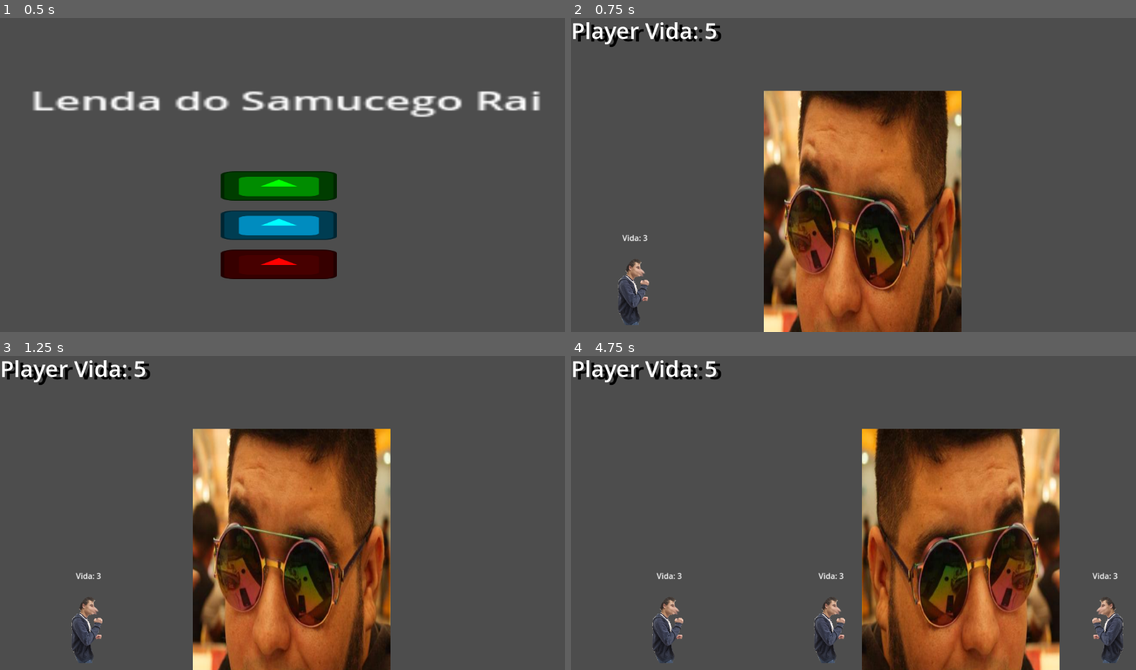
Above: before the commit, frames 1-4 (two rows, left to right).
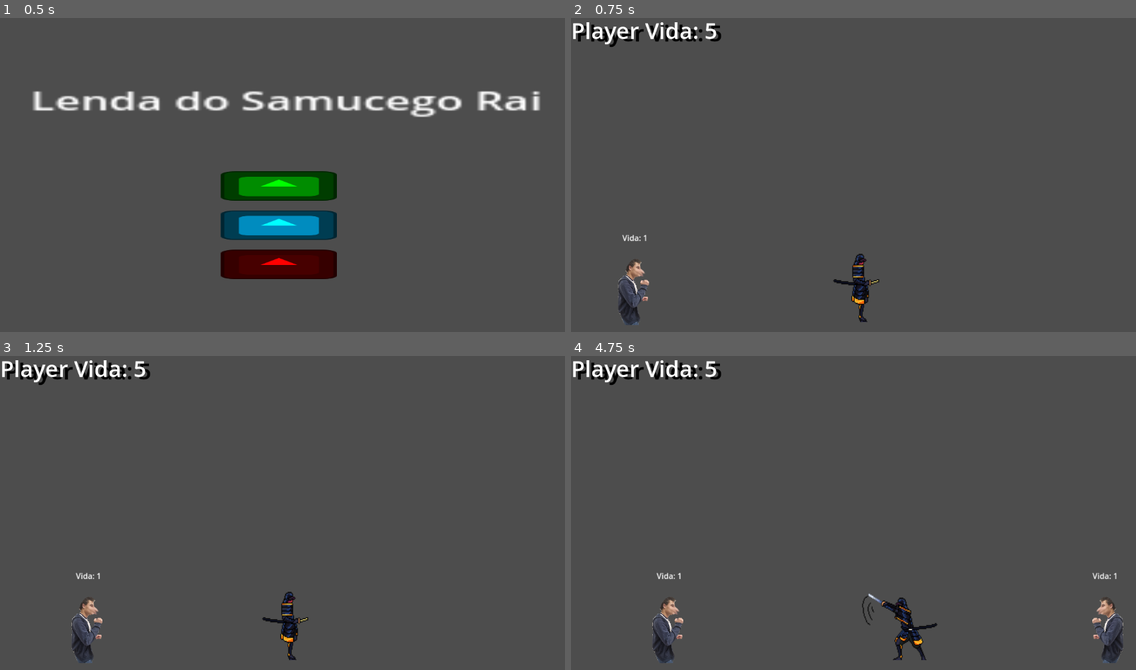
Above: after the commit, the same moments.

Repository: VaporeonLover28/Lenda-do-Samurai-Cego
Game: Godot game, scene res://main_menu.tscn
The game is run twice, just before and just after one commit, with the same random seed, the same clock (stepped at 60 frames per second) and the same inputs. The engine's default icon, where the game draws it, is replaced by a stand-in: a white triangle on a blue panel in a dark square.
Inputs (mouse positions are in pixels of both pictures, inside the frame that each line leads up to):
- Up to frame 1 (0.5 s): no input
- Up to frame 2 (0.75 s): click (847, 187) at 0.5 s
- Up to frame 3 (1.25 s): no input
- Up to frame 4 (4.75 s): hold D (Right) 1.28-2.03 s; tap J (Attack) at 1.35, 2.3, 2.85, 3.8, 4.35 s; tap L (Block) at 1.55, 2.1, 3.05, 3.6, 4.55 s; hold A (Left) 2.03-2.78 s; hold D (Right) 2.78-4.28 s; hold A (Left) from 4.28 s (still down)

Frame 1 is identical in both runs. In frame 2, 27% of the frame differs, in the area x 12-70%, y 23-100%; in frame 3, 27%; in frame 4, 27%, in the area x 18-97%, y 23-100%.

Commit message:
v1.5
knockback dos inimigos, sprites placeholder player, scaling do inimigo, sla oq mais

- walter e vitória

Diff:
--- a/InimigoBase.gd
+++ b/InimigoBase.gd
@@ -4,9 +4,11 @@
 @export var velocidade : int
 @export_enum("esquerda", "direita") var lado : int
 @export var dano : int
+@export var max_vida : float = 1
 @export var vida : int
 @export var idletoatktimer : int
 var playerinsideatk = false
+var reduction = 0
 
 enum {IDLE, WALKING, HURT}
 var walking_state = WALKING
@@ -15,6 +17,7 @@
 var input_state = NOATK
 
 func _ready():
+	vida = max_vida
 	velocity.x = 1
 	$IdleToAtkTimer.wait_time = idletoatktimer
 	#$IdleToAtkTimer.timeout.connect(Func_IdleToAtkTimer)
@@ -37,8 +40,20 @@
 	#", Animação: " + str($InimigoAnim.current_animation) \
 	#+ ", Detectando: " + str(playerinsideatk))
 
+	if reduction > 0:
+		if lado == 1:
+			position.x -= 3
+		else:
+			position.x += 3
+		reduction -= 1
+
 	if vida <= 0:
-		queue_free()
+		max_vida += 0.5
+		vida = floor(max_vida)
+		if lado == 1:
+			position.x = -300
+		else:
+			position.x = 1452
 
 	match walking_state:
 		IDLE:
@@ -75,7 +90,7 @@
 	if vida > 0:
 		$InimigoAnim.play("hurt")
 	else:
-		self.queue_free()
+		pass
 
 func is_nothing():
 	pass
@@ -104,7 +119,10 @@
 		walking_state = WALKING
 
 func _on_inimigo_attack_hitbox_area_entered(area: Area2D) -> void:
-	if area.is_in_group("Block_collision") == false and area.is_in_group("Player_hurtbox") == true:
+	if area.is_in_group("Block_collision") == true:
+		print("bloqueou")
+		reduction = 50
+	elif area.is_in_group("Block_collision") == false and area.is_in_group("Player_hurtbox") == true:
 		area.get_parent().vida -= 1
 	else:
 		print("errou vacilao")
--- a/Player.gd
+++ b/Player.gd
@@ -3,6 +3,7 @@
 @export var vida = 5
 @export var speed = 200
 var can_walk = true
+var spritemode = "Samurai_"
 
 enum {IDLE, WALKING}
 #Botando o estado inicial como idle
@@ -15,6 +16,20 @@
 func _physics_process(delta):
 
 	#print("Movimento: " + str(walkingstate) + ", Ação: " + str(inputstate) + ", Animação: " + str($AnimationPlayer.current_animation))
+
+	if Input.is_action_just_pressed("placeholder mode") and spritemode == "Samurai_":
+		spritemode = "Igor_"
+
+	match spritemode:
+		"Samurai_":
+			$PlayerSprt.scale.x = 9
+			$PlayerSprt.scale.y = 6.09
+			$PlayerSprt.offset.x = 6
+			$PlayerSprt.offset.y = -25.5
+		"Igor_":
+			$PlayerSprt.scale.x = 1
+			$PlayerSprt.offset.x = 0
+			$PlayerSprt.offset.y = 0
 
 	if velocity.x < 0 and can_walk:
 		$AttackHitbox.scale.x = -1
@@ -46,11 +61,11 @@
 	velocity.x = 0
 	if Input.is_action_pressed("Left") or Input.is_action_pressed("Right"):
 		walkingstate = WALKING
-	if $AnimationPlayer.current_animation != "Attack" and $AnimationPlayer.current_animation != "Block" and inputstate == NOINPUT:
-		$AnimationPlayer.play("Idle")
+	if $AnimationPlayer.current_animation != spritemode + "Attack" and $AnimationPlayer.current_animation != spritemode + "Block" and inputstate == NOINPUT:
+		$AnimationPlayer.play(spritemode + "Idle")
 
 func is_walking():
-	if $AnimationPlayer.current_animation != "Attack" and $AnimationPlayer.current_animation != "Block":
+	if $AnimationPlayer.current_animation != spritemode + "Attack" and $AnimationPlayer.current_animation != spritemode + "Block":
 		if Input.is_action_pressed("Left"):
 			velocity.x = speed * -1
 		if Input.is_action_pressed("Right"):
@@ -58,13 +73,13 @@
 		if Input.is_action_pressed("Left") == false and Input.is_action_pressed("Right") == false:
 			walkingstate = IDLE
 		if $AnimationPlayer.current_animation != "Walk":
-			$AnimationPlayer.play("Walk")
+			$AnimationPlayer.play(spritemode + "Walk")
 
 func is_nothing():
 	can_walk = true
-	if Input.is_action_just_pressed("Attack") and $AnimationPlayer.current_animation != "Block" and $AnimationPlayer.current_animation != "Attack":
+	if Input.is_action_just_pressed("Attack") and $AnimationPlayer.current_animation != spritemode + "Block" and $AnimationPlayer.current_animation != spritemode + "Attack":
 		inputstate = ATTACKING
-	if Input.is_action_just_pressed("Block") and $AnimationPlayer.current_animation != "Block" and $AnimationPlayer.current_animation != "Attack":
+	if Input.is_action_just_pressed("Block") and $AnimationPlayer.current_animation != spritemode + "Block" and $AnimationPlayer.current_animation != spritemode + "Attack":
 		inputstate = BLOCKING
 
 func is_attacking():
@@ -80,14 +95,14 @@
 	Block()
 
 func Attack():
-	if $AnimationPlayer.current_animation != ("Attack"):
-		$AnimationPlayer.play("Attack")
+	if $AnimationPlayer.current_animation != spritemode + ("Attack"):
+		$AnimationPlayer.play(spritemode + "Attack")
 		inputstate = NOINPUT
 		can_walk = true
 
 func Block():
-	if $AnimationPlayer.current_animation != ("Block"):
-		$AnimationPlayer.play("Block")
+	if $AnimationPlayer.current_animation != spritemode + ("Block"):
+		$AnimationPlayer.play(spritemode + "Block")
 		inputstate = NOINPUT
 		can_walk = true
 
--- a/inimigo_base.tscn
+++ b/inimigo_base.tscn
@@ -181,6 +181,7 @@
 size = Vector2(21.3645, 20)
 
 [node name="InimigoBase" type="CharacterBody2D" groups=["Inimigo_hurtbox"]]
+collision_layer = 2
 script = ExtResource("1_g66jv")
 velocidade = 100
 lado = 1
@@ -205,12 +206,14 @@
 
 [node name="InimigoHurtbox" type="Area2D" parent="." groups=["Inimigo_hurtbox"]]
 scale = Vector2(2.05072, 2.1846)
+collision_layer = 2
 
 [node name="InimigoHurtboxColl" type="CollisionShape2D" parent="InimigoHurtbox"]
 shape = SubResource("CapsuleShape2D_t53i6")
 debug_color = Color(1, 0, 0, 0.419608)
 
 [node name="InimigoAttackDetection" type="Area2D" parent="."]
+collision_layer = 2
 
 [node name="InimigoAttackDetectionColl" type="CollisionShape2D" parent="InimigoAttackDetection"]
 position = Vector2(59, 1)
@@ -218,6 +221,7 @@
 shape = SubResource("CapsuleShape2D_q02pn")
 
 [node name="InimigoAttackHitbox" type="Area2D" parent="."]
+collision_layer = 2
 
 [node name="InimigoHitboxColl" type="CollisionShape2D" parent="InimigoAttackHitbox"]
 position = Vector2(82, 0)
--- a/player.tscn
+++ b/player.tscn
@@ -9,104 +9,44 @@
 [ext_resource type="Texture2D" uid="uid://qdyr2wpm7dbi" path="res://icon.svg" id="3_t2lwr"]
 [ext_resource type="Texture2D" uid="uid://dekciklh73wsb" path="res://Samurai/Walk.png" id="9_f3hgl"]
 
-[sub_resource type="Animation" id="Animation_jidnk"]
-length = 0.001
-tracks/0/type = "value"
-tracks/0/imported = false
-tracks/0/enabled = true
-tracks/0/path = NodePath("PlayerSprt:animation")
-tracks/0/interp = 1
-tracks/0/loop_wrap = true
-tracks/0/keys = {
-"times": PackedFloat32Array(0),
-"transitions": PackedFloat32Array(1),
-"update": 1,
-"values": [&"idle"]
-}
-tracks/1/type = "value"
-tracks/1/imported = false
-tracks/1/enabled = true
-tracks/1/path = NodePath("PlayerSprt:frame")
-tracks/1/interp = 1
-tracks/1/loop_wrap = true
-tracks/1/keys = {
+[sub_resource type="Animation" id="Animation_yqcdj"]
+resource_name = "Igor_Attack"
+length = 0.5
+tracks/0/type = "value"
+tracks/0/imported = false
+tracks/0/enabled = true
+tracks/0/path = NodePath("PlayerSprt:frame")
+tracks/0/interp = 1
+tracks/0/loop_wrap = true
+tracks/0/keys = {
 "times": PackedFloat32Array(0),
 "transitions": PackedFloat32Array(1),
 "update": 1,
 "values": [0]
+}
+tracks/1/type = "value"
+tracks/1/imported = false
+tracks/1/enabled = true
+tracks/1/path = NodePath("AttackHitbox/AttackColl:disabled")
+tracks/1/interp = 1
+tracks/1/loop_wrap = true
+tracks/1/keys = {
+"times": PackedFloat32Array(0, 0.2, 0.5),
+"transitions": PackedFloat32Array(1, 1, 1),
+"update": 1,
+"values": [true, false, true]
 }
 tracks/2/type = "value"
 tracks/2/imported = false
 tracks/2/enabled = true
-tracks/2/path = NodePath("BlockHitbox/BlockColl:disabled")
+tracks/2/path = NodePath("PlayerSprt:animation")
 tracks/2/interp = 1
 tracks/2/loop_wrap = true
 tracks/2/keys = {
 "times": PackedFloat32Array(0),
 "transitions": PackedFloat32Array(1),
 "update": 1,
-"values": [true]
-}
-
-[sub_resource type="Animation" id="Animation_ur8x1"]
-resource_name = "Samurai_Walk"
-
-[sub_resource type="Animation" id="Animation_61u7b"]
-resource_name = "Igor_Walk"
-length = 0.2
-loop_mode = 1
-tracks/0/type = "value"
-tracks/0/imported = false
-tracks/0/enabled = true
-tracks/0/path = NodePath("PlayerSprt:animation")
-tracks/0/interp = 1
-tracks/0/loop_wrap = true
-tracks/0/keys = {
-"times": PackedFloat32Array(0),
-"transitions": PackedFloat32Array(1),
-"update": 1,
-"values": [&"igor_walk"]
-}
-tracks/1/type = "value"
-tracks/1/imported = false
-tracks/1/enabled = true
-tracks/1/path = NodePath("PlayerSprt:frame")
-tracks/1/interp = 1
-tracks/1/loop_wrap = true
-tracks/1/keys = {
-"times": PackedFloat32Array(0, 0.1),
-"transitions": PackedFloat32Array(1, 1),
-"update": 1,
-"values": [0, 1]
-}
-
-[sub_resource type="Animation" id="Animation_0pwfe"]
-resource_name = "Igor_Idle"
-length = 0.1
-loop_mode = 1
-tracks/0/type = "value"
-tracks/0/imported = false
-tracks/0/enabled = true
-tracks/0/path = NodePath("PlayerSprt:animation")
-tracks/0/interp = 1
-tracks/0/loop_wrap = true
-tracks/0/keys = {
-"times": PackedFloat32Array(0),
-"transitions": PackedFloat32Array(1),
-"update": 1,
-"values": [&"igor_idle"]
-}
-tracks/1/type = "value"
-tracks/1/imported = false
-tracks/1/enabled = true
-tracks/1/path = NodePath("PlayerSprt:frame")
-tracks/1/interp = 1
-tracks/1/loop_wrap = true
-tracks/1/keys = {
-"times": PackedFloat32Array(0),
-"transitions": PackedFloat32Array(1),
-"update": 1,
-"values": [0]
+"values": [&"igor_attack"]
 }
 
 [sub_resource type="Animation" id="Animation_so8u0"]
@@ -149,8 +89,105 @@
 "values": [true, false, true]
 }
 
-[sub_resource type="Animation" id="Animation_yqcdj"]
-resource_name = "Igor_Attack"
+[sub_resource type="Animation" id="Animation_0pwfe"]
+resource_name = "Igor_Idle"
+length = 0.1
+loop_mode = 1
+tracks/0/type = "value"
+tracks/0/imported = false
+tracks/0/enabled = true
+tracks/0/path = NodePath("PlayerSprt:animation")
+tracks/0/interp = 1
+tracks/0/loop_wrap = true
+tracks/0/keys = {
+"times": PackedFloat32Array(0),
+"transitions": PackedFloat32Array(1),
+"update": 1,
+"values": [&"igor_idle"]
+}
+tracks/1/type = "value"
+tracks/1/imported = false
+tracks/1/enabled = true
+tracks/1/path = NodePath("PlayerSprt:frame")
+tracks/1/interp = 1
+tracks/1/loop_wrap = true
+tracks/1/keys = {
+"times": PackedFloat32Array(0),
+"transitions": PackedFloat32Array(1),
+"update": 1,
+"values": [0]
+}
+
+[sub_resource type="Animation" id="Animation_61u7b"]
+resource_name = "Igor_Walk"
+length = 0.2
+loop_mode = 1
+tracks/0/type = "value"
+tracks/0/imported = false
+tracks/0/enabled = true
+tracks/0/path = NodePath("PlayerSprt:animation")
+tracks/0/interp = 1
+tracks/0/loop_wrap = true
+tracks/0/keys = {
+"times": PackedFloat32Array(0),
+"transitions": PackedFloat32Array(1),
+"update": 1,
+"values": [&"igor_walk"]
+}
+tracks/1/type = "value"
+tracks/1/imported = false
+tracks/1/enabled = true
+tracks/1/path = NodePath("PlayerSprt:frame")
+tracks/1/interp = 1
+tracks/1/loop_wrap = true
+tracks/1/keys = {
+"times": PackedFloat32Array(0, 0.1),
+"transitions": PackedFloat32Array(1, 1),
+"update": 1,
+"values": [0, 1]
+}
+
+[sub_resource type="Animation" id="Animation_jidnk"]
+length = 0.001
+tracks/0/type = "value"
+tracks/0/imported = false
+tracks/0/enabled = true
+tracks/0/path = NodePath("PlayerSprt:animation")
+tracks/0/interp = 1
+tracks/0/loop_wrap = true
+tracks/0/keys = {
+"times": PackedFloat32Array(0),
+"transitions": PackedFloat32Array(1),
+"update": 1,
+"values": [&"idle"]
+}
+tracks/1/type = "value"
+tracks/1/imported = false
+tracks/1/enabled = true
+tracks/1/path = NodePath("PlayerSprt:frame")
+tracks/1/interp = 1
+tracks/1/loop_wrap = true
+tracks/1/keys = {
+"times": PackedFloat32Array(0),
+"transitions": PackedFloat32Array(1),
+"update": 1,
+"values": [0]
+}
+tracks/2/type = "value"
+tracks/2/imported = false
+tracks/2/enabled = true
+tracks/2/path = NodePath("BlockHitbox/BlockColl:disabled")
+tracks/2/interp = 1
+tracks/2/loop_wrap = true
+tracks/2/keys = {
+"times": PackedFloat32Array(0),
+"transitions": PackedFloat32Array(1),
+"update": 1,
+"values": [true]
+}
+
+[sub_resource type="Animation" id="Animation_8q2gp"]
+resource_name = "Samurai_Attack"
 length = 0.5
 tracks/0/type = "value"
 tracks/0/imported = false
@@ -159,10 +196,10 @@
 tracks/0/interp = 1
 tracks/0/loop_wrap = true
 tracks/0/keys = {
-"times": PackedFloat32Array(0),
-"transitions": PackedFloat32Array(1),
-"update": 1,
-"values": [0]
+"times": PackedFloat32Array(0, 0.125, 0.25, 0.375),
+"transitions": PackedFloat32Array(1, 1, 1, 1),
+"update": 1,
+"values": [0, 1, 2, 3]
 }
 tracks/1/type = "value"
 tracks/1/imported = false
@@ -171,7 +208,7 @@
 tracks/1/interp = 1
 tracks/1/loop_wrap = true
 tracks/1/keys = {
-"times": PackedFloat32Array(0, 0.2, 0.5),
+"times": PackedFloat32Array(0, 0.266667, 0.5),
 "transitions": PackedFloat32Array(1, 1, 1),
 "update": 1,
 "values": [true, false, true]
@@ -186,17 +223,106 @@
 "times": PackedFloat32Array(0),
 "transitions": PackedFloat32Array(1),
 "update": 1,
-"values": [&"igor_attack"]
-}
-
-[sub_resource type="Animation" id="Animation_jqti2"]
+"values": [&"attack"]
+}
+
+[sub_resource type="Animation" id="Animation_qgtfj"]
+resource_name = "Samurai_Block"
+length = 0.5
+tracks/0/type = "value"
+tracks/0/imported = false
+tracks/0/enabled = true
+tracks/0/path = NodePath("PlayerSprt:frame")
+tracks/0/interp = 1
+tracks/0/loop_wrap = true
+tracks/0/keys = {
+"times": PackedFloat32Array(0, 0.1),
+"transitions": PackedFloat32Array(1, 1),
+"update": 1,
+"values": [1, 0]
+}
+tracks/1/type = "value"
+tracks/1/imported = false
+tracks/1/enabled = true
+tracks/1/path = NodePath("PlayerSprt:animation")
+tracks/1/interp = 1
+tracks/1/loop_wrap = true
+tracks/1/keys = {
+"times": PackedFloat32Array(0),
+"transitions": PackedFloat32Array(1),
+"update": 1,
+"values": [&"block"]
+}
+tracks/2/type = "value"
+tracks/2/imported = false
+tracks/2/enabled = true
+tracks/2/path = NodePath("BlockHitbox/BlockColl:disabled")
+tracks/2/interp = 1
+tracks/2/loop_wrap = true
+tracks/2/keys = {
+"times": PackedFloat32Array(0, 0.1, 0.5),
+"transitions": PackedFloat32Array(1, 1, 1),
+"update": 1,
+"values": [true, false, true]
+}
+
+[sub_resource type="Animation" id="Animation_6325w"]
 resource_name = "Samurai_Idle"
-
-[sub_resource type="Animation" id="Animation_3ftix"]
-resource_name = "Samurai_Attack"
-
-[sub_resource type="Animation" id="Animation_06j4u"]
-resource_name = "Samurai_Block"
+length = 0.1
+loop_mode = 1
+tracks/0/type = "value"
+tracks/0/imported = false
+tracks/0/enabled = true
+tracks/0/path = NodePath("PlayerSprt:animation")
+tracks/0/interp = 1
+tracks/0/loop_wrap = true
+tracks/0/keys = {
+"times": PackedFloat32Array(0),
+"transitions": PackedFloat32Array(1),
+"update": 1,
+"values": [&"idle"]
+}
+tracks/1/type = "value"
+tracks/1/imported = false
+tracks/1/enabled = true
+tracks/1/path = NodePath("PlayerSprt:frame")
+tracks/1/interp = 1
+tracks/1/loop_wrap = true
+tracks/1/keys = {
+"times": PackedFloat32Array(0),
+"transitions": PackedFloat32Array(1),
+"update": 1,
+"values": [0]
+}
+
+[sub_resource type="Animation" id="Animation_nohh5"]
+resource_name = "Samurai_Walk"
+length = 1.6
+loop_mode = 1
+tracks/0/type = "value"
+tracks/0/imported = false
+tracks/0/enabled = true
+tracks/0/path = NodePath("PlayerSprt:animation")
+tracks/0/interp = 1
+tracks/0/loop_wrap = true
+tracks/0/keys = {
+"times": PackedFloat32Array(0),
+"transitions": PackedFloat32Array(1),
+"update": 1,
+"values": [&"walk"]
+}
+tracks/1/type = "value"
+tracks/1/imported = false
+tracks/1/enabled = true
+tracks/1/path = NodePath("PlayerSprt:frame")
+tracks/1/interp = 1
+tracks/1/loop_wrap = true
+tracks/1/keys = {
+"times": PackedFloat32Array(0, 0.2, 0.4, 0.6, 0.8, 1, 1.2, 1.4),
+"transitions": PackedFloat32Array(1, 1, 1, 1, 1, 1, 1, 1),
+"update": 1,
+"values": [0, 1, 2, 3, 4, 5, 6, 7]
+}
 
 [sub_resource type="AnimationLibrary" id="AnimationLibrary_7s6an"]
 _data = {
@@ -205,10 +331,10 @@
 "Igor_Idle": SubResource("Animation_0pwfe"),
 "Igor_Walk": SubResource("Animation_61u7b"),
 "RESET": SubResource("Animation_jidnk"),
-"Samurai_Attack": SubResource("Animation_3ftix"),
-"Samurai_Block": SubResource("Animation_06j4u"),
-"Samurai_Idle": SubResource("Animation_jqti2"),
-"Samurai_Walk": SubResource("Animation_ur8x1")
+"Samurai_Attack": SubResource("Animation_8q2gp"),
+"Samurai_Block": SubResource("Animation_qgtfj"),
+"Samurai_Idle": SubResource("Animation_6325w"),
+"Samurai_Walk": SubResource("Animation_nohh5")
 }
 
 [sub_resource type="AtlasTexture" id="AtlasTexture_yc4xs"]
@@ -399,16 +525,17 @@
 
 [node name="Player" type="CharacterBody2D"]
 scale = Vector2(0.144, 0.264)
+collision_mask = 3
 script = ExtResource("1_qj0ws")
 
 [node name="AnimationPlayer" type="AnimationPlayer" parent="."]
 libraries = {
 "": SubResource("AnimationLibrary_7s6an")
 }
-autoplay = "Igor_Idle"
+autoplay = "Samurai_Idle"
 
 [node name="PlayerSprt" type="AnimatedSprite2D" parent="."]
-scale = Vector2(6.09, 6.09)
+scale = Vector2(9, 6.09)
 sprite_frames = SubResource("SpriteFrames_rhyob")
 animation = &"idle"
 offset = Vector2(6, -25.5)
@@ -419,6 +546,7 @@
 debug_color = Color(0, 1, 0, 0.419608)
 
 [node name="AttackHitbox" type="Area2D" parent="." groups=["Player_hurtbox"]]
+collision_mask = 3
 
 [node name="AttackColl" type="CollisionShape2D" parent="AttackHitbox"]
 position = Vector2(451.389, 0)
@@ -428,6 +556,7 @@
 debug_color = Color(1, 0, 0, 0.419608)
 
 [node name="BlockHitbox" type="Area2D" parent="." groups=["Block_collision"]]
+collision_mask = 3
 
 [node name="BlockColl" type="CollisionShape2D" parent="BlockHitbox"]
 position = Vector2(270, 0)
@@ -436,6 +565,7 @@
 debug_color = Color(1, 1, 0, 0.419608)
 
 [node name="Hurtbox" type="Area2D" parent="."]
+collision_mask = 3
 
 [node name="HurtboxColl" type="CollisionShape2D" parent="Hurtbox" groups=["Player_hurtbox"]]
 rotation = 1.5708
--- a/project.godot
+++ b/project.godot
@@ -31,11 +31,13 @@
 Left={
 "deadzone": 0.5,
 "events": [Object(InputEventKey,"resource_local_to_scene":false,"resource_name":"","device":-1,"window_id":0,"alt_press …(191 unchanged characters)…
+, Object(InputEventKey,"resource_local_to_scene":false,"resource_name":"","device":-1,"window_id":0,"alt_pressed":false,"shift_pressed":false,"ctrl_pressed":false,"meta_pressed":false,"pressed":false,"keycode":0,"physical_keycode":4194319,"key_label":0,"unicode":0,"location":0,"echo":false,"script":null)
 ]
 }
 Right={
 "deadzone": 0.5,
 "events": [Object(InputEventKey,"resource_local_to_scene":false,"resource_name":"","device":-1,"window_id":0,"alt_press …(192 unchanged characters)…
+, Object(InputEventKey,"resource_local_to_scene":false,"resource_name":"","device":-1,"window_id":0,"alt_pressed":false,"shift_pressed":false,"ctrl_pressed":false,"meta_pressed":false,"pressed":false,"keycode":0,"physical_keycode":4194321,"key_label":0,"unicode":0,"location":0,"echo":false,"script":null)
 ]
 }
 Attack={
@@ -47,7 +49,12 @@
 Block={
 "deadzone": 0.5,
 "events": [Object(InputEventKey,"resource_local_to_scene":false,"resource_name":"","device":-1,"window_id":0,"alt_press …(192 unchanged characters)…
+, Object(InputEventKey,"resource_local_to_scene":false,"resource_name":"","device":-1,"window_id":0,"alt_pressed":false,"shift_pressed":false,"ctrl_pressed":false,"meta_pressed":false,"pressed":false,"keycode":0,"physical_keycode":32,"key_label":0,"unicode":32,"location":0,"echo":false,"script":null)
 ]
+}
+"placeholder mode"={
+"deadzone": 0.5,
+"events": []
 }
 
 [rendering]
--- a/tutorial.tscn
+++ b/tutorial.tscn
@@ -9,7 +9,8 @@
 [node name="Tutorial" type="Node2D"]
 
 [node name="Player" parent="." instance=ExtResource("1_d4ink")]
-position = Vector2(589, 568)
+position = Vector2(588, 552)
+scale = Vector2(0.179, 0.328)
 
 [node name="Chao" type="StaticBody2D" parent="."]
 position = Vector2(590, 661)
@@ -20,6 +21,7 @@
 
 [node name="InimigoBase" parent="." instance=ExtResource("2_oe1nu")]
 position = Vector2(115, 555)
+vida = 1
 
 [node name="InimigoBase2" parent="." instance=ExtResource("2_oe1nu")]
 position = Vector2(-215, 555)
